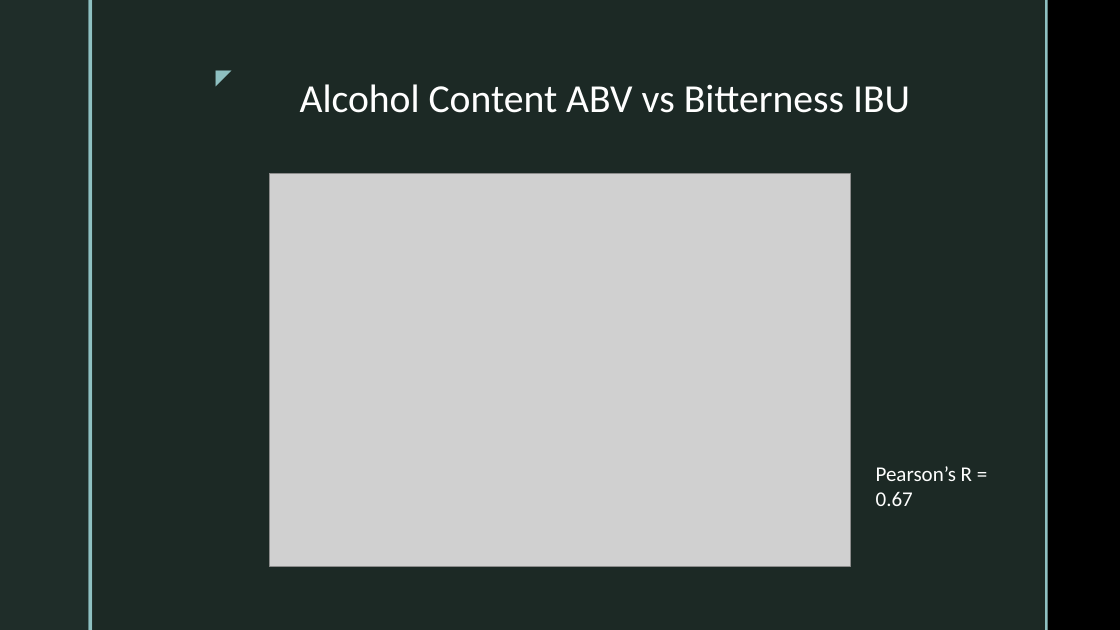
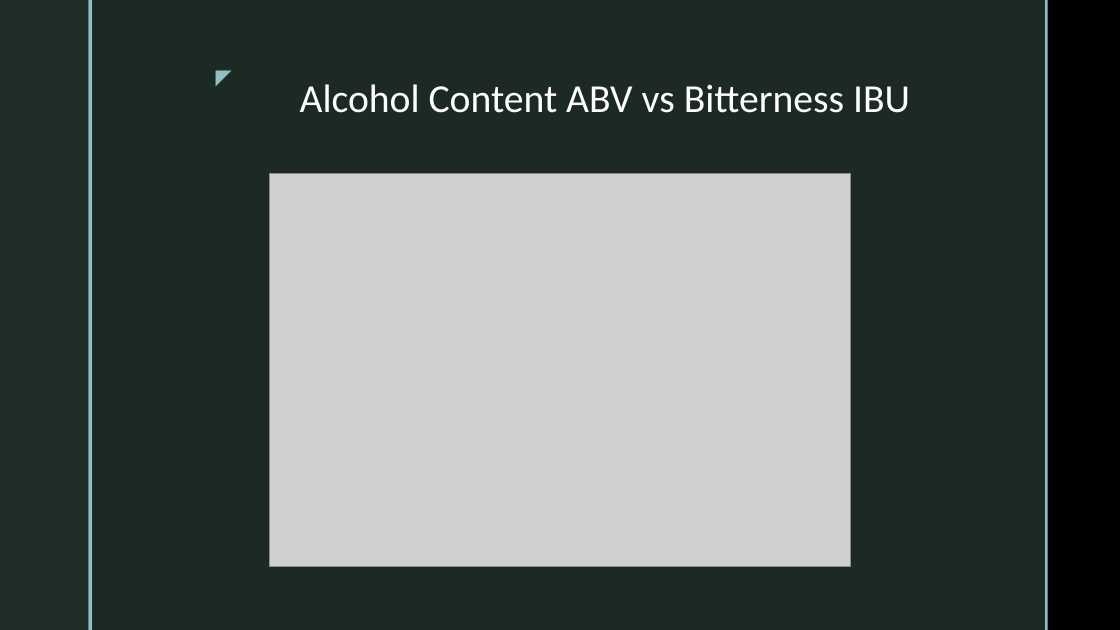
Before and after one commit to KaysData/Brewery-Analysis, a slide deck: slide 9 of Case Study Presentation.pptx. Drawn at 1120x630 pixels with LibreOffice and Linux fonts; fonts in the diff are those of the drawing; grey boxes stand for pictures; background and template pictures are left out. Boxes give left, top, right and bottom in pixels: in the first picture for what was removed or moved away, otherwise in the second. Text is boxed around its words. In the diff, an @@ line names an element or a change of style, - is before the commit and + after.

```diff
--- a/Case Study Presentation.pptx
+++ b/Case Study Presentation.pptx
@@ text removed at (876,466,972,506) @@
-Pearson’s R =
-0.67
```
Also in this commit, not shown: 2 other slides changed, 1 slide added, 5 other files.
